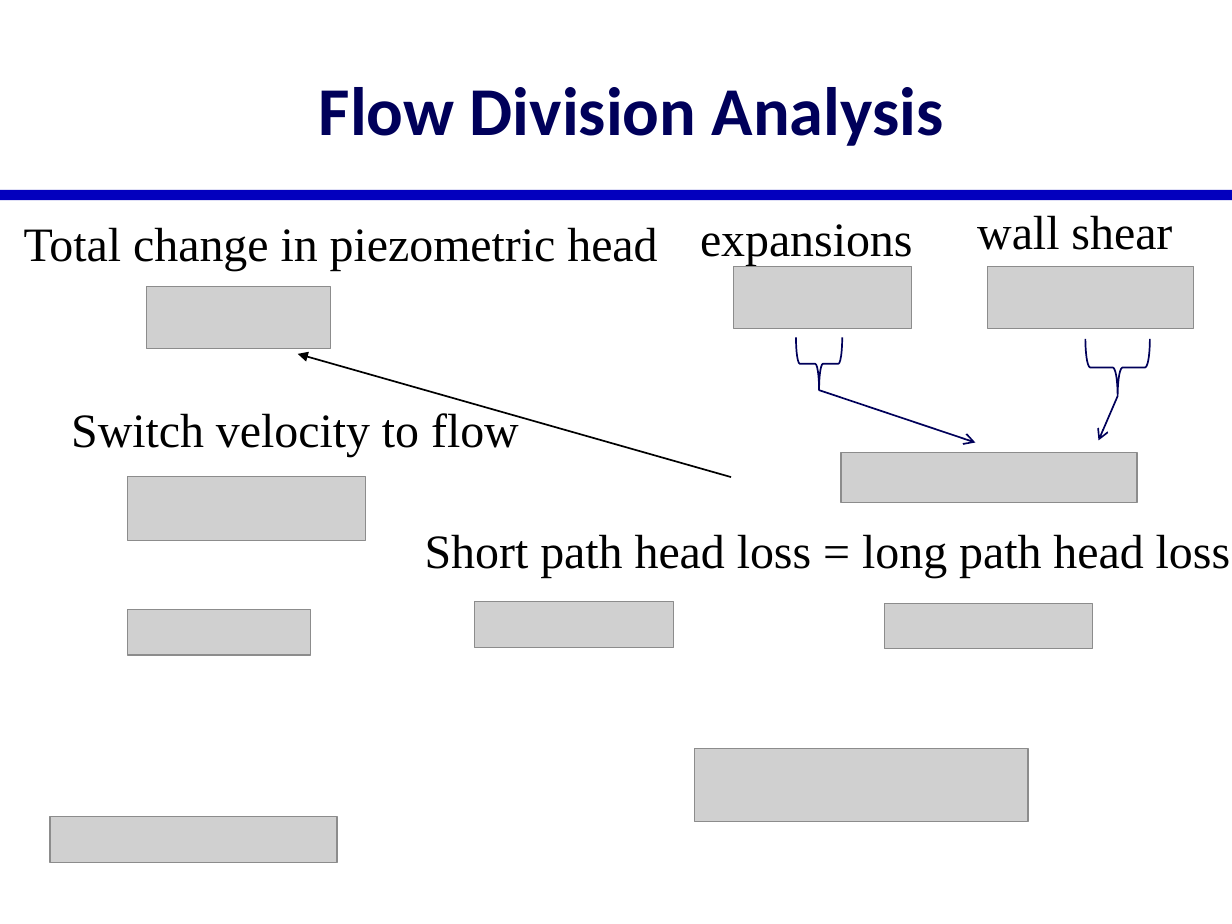
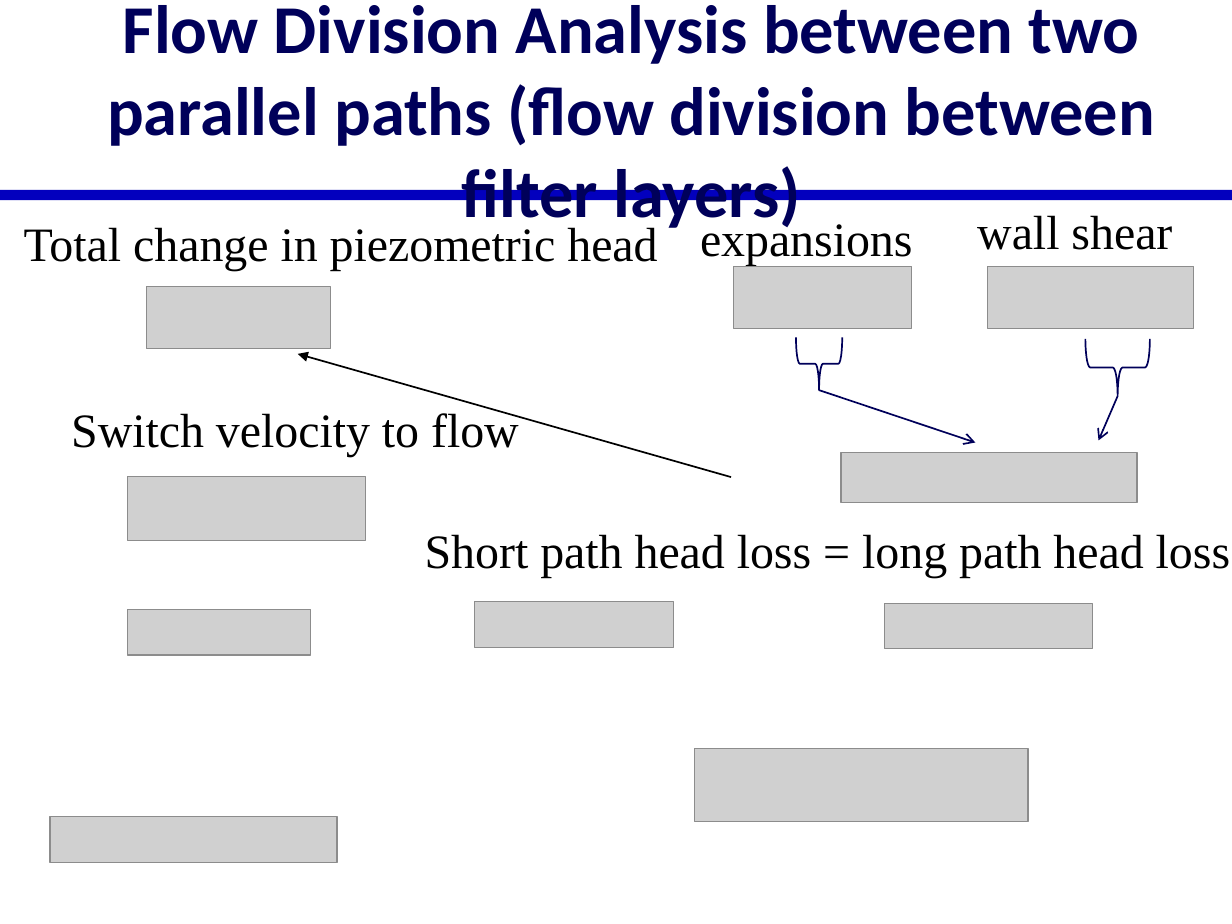
Before and after one commit to AguaClara/SWOT, a slide deck: slide 57 of Lectures/In Class/Manifolds.pptx. Drawn at 1232x924 pixels with LibreOffice and Linux fonts; fonts in the diff are those of the drawing; grey boxes stand for pictures. Boxes give left, top, right and bottom in pixels: in the first picture for what was removed or moved away, otherwise in the second. Text is boxed around its words. In the diff, an @@ line names an element or a change of style, - is before the commit and + after.

```diff
--- a/Lectures/In Class/Manifolds.pptx
+++ b/Lectures/In Class/Manifolds.pptx
@@ title at (x1=107, y1=5, x2=1155, y2=233): text changed @@
-Flow Division Analysis
+Flow Division Analysis between two parallel paths (flow division between filter layers)
```
Also in this commit, not shown: 1 other file.
